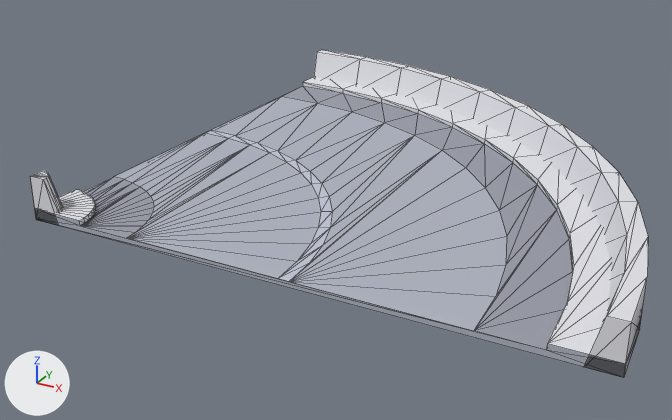
The OBJ model mods/city/models/city_road_corner.obj, before and after one commit.
Both versions are drawn from a camera (50 mm lens) standing at (0.66, -1.537, 0.161) and looking at (-0.123, -0.113, -0.551). Arrows for +X, +Y and +Z are at lower left; the lights stay in place. Mesh edges are drawn as thin lines. Where no turn or scale is listed for an object, it has been applied to the vertices. Vertices at the same position are counted once.

The first picture shows 'city_road_corner'.
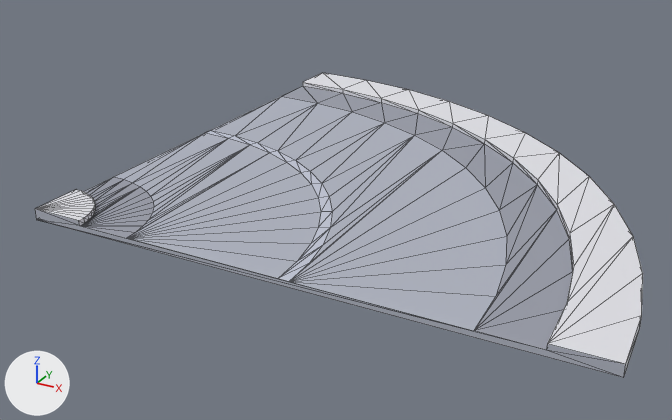
What differs and where, as boxes [x1, y1, x2, y2] in the pictures (672 x 420 px):
```json
{"object": "city_road_corner", "change": "reshaped", "before": [30, 50, 648, 378], "after": [35, 73, 643, 378], "on screen": "7% shorter"}
{"part": 1, "of": "me_city_road_corner", "change": "deleted", "before": [314, 50, 648, 378]}
{"part": 2, "of": "me_city_road_corner", "change": "deleted", "before": [30, 171, 62, 225]}
```

Scene script edits in JSON lines:
```json
{"op": "add", "block": "mat_asphaltedge_clone", "code": ["mat_asphaltedge_clone = principled_material('asphaltEdge(Clone)')", "mat_asphaltedge_clone.base_color = (0.322, 0.337, 0.396)  # grey #9a9da9", "mat_asphaltedge_clone.roughness = 1.0"]}
{"op": "add", "block": "mat_pavement_clone", "code": ["mat_pavement_clone = principled_material('pavement(Clone)')", "mat_pavement_clone.base_color = (0.757, 0.757, 0.8)  # white #e2e2e7", "mat_pavement_clone.roughness = 1.0"]}
{"op": "add", "block": "mat_asphalt_clone", "code": ["mat_asphalt_clone = principled_material('asphalt(Clone)')", "mat_asphalt_clone.base_color = (0.431, 0.455, 0.529)  # light grey #afb4c0", "mat_asphalt_clone.roughness = 1.0"]}
{"op": "add", "block": "mat_line_clone", "code": ["mat_line_clone = principled_material('line(Clone)')", "mat_line_clone.base_color = (0.549, 0.576, 0.678)  # light grey #c4c8d7", "mat_line_clone.roughness = 1.0"]}
{"block": "me_city_road_corner", "where": "# used by ob_city_road_corner; location = (0.0, 0.0, 0.0)"}
{"op": "remove", "block": "me_city_road_corner", "code": "me_city_road_corner.from_pydata(...)  # 186 vertices, 388 faces; spans x -0.5..0.5, y -0.5..0.5, z -0.5..-0.42"}
{"op": "remove", "block": "me_city_road_corner", "code": "me_city_road_corner.materials.append(mat_pavement_clone__001)  # white #e2e2e7"}
{"op": "remove", "block": "me_city_road_corner", "code": "me_city_road_corner.materials.append(mat_asphalt_clone__001)  # light grey #afb4c0"}
{"op": "remove", "block": "me_city_road_corner", "code": "me_city_road_corner.materials.append(mat_asphaltedge_clone__001)  # grey #9a9da9"}
{"op": "remove", "block": "me_city_road_corner", "code": "me_city_road_corner.materials.append(mat_line_clone__001)  # light grey #c4c8d7"}
{"op": "add", "block": "me_city_road_corner", "code": "me_city_road_corner.from_pydata(...)  # 132 vertices, 260 faces; spans x -0.5..0.5, y -0.5..0.5, z -0.5..-0.48"}
{"block": "me_city_road_corner", "change": "me_city_road_corner part 1"}
{"block": "me_city_road_corner", "change": "39 vertices are removed from x -0.5..0.5, y -0.5..0.5, z -0.5..-0.42"}
{"block": "me_city_road_corner", "change": "100 faces are deleted"}
{"block": "me_city_road_corner", "change": "me_city_road_corner part 2"}
{"block": "me_city_road_corner", "change": "15 vertices are removed from x -0.5..-0.45, y -0.5..-0.45, z -0.5..-0.42"}
{"block": "me_city_road_corner", "change": "28 faces are deleted"}
{"op": "add", "block": "me_city_road_corner", "code": "me_city_road_corner.materials.append(mat_pavement_clone)  # white #e2e2e7"}
{"op": "add", "block": "me_city_road_corner", "code": "me_city_road_corner.materials.append(mat_asphalt_clone)  # light grey #afb4c0"}
{"op": "add", "block": "me_city_road_corner", "code": "me_city_road_corner.materials.append(mat_asphaltedge_clone)  # grey #9a9da9"}
{"op": "add", "block": "me_city_road_corner", "code": "me_city_road_corner.materials.append(mat_line_clone)  # light grey #c4c8d7"}
```
